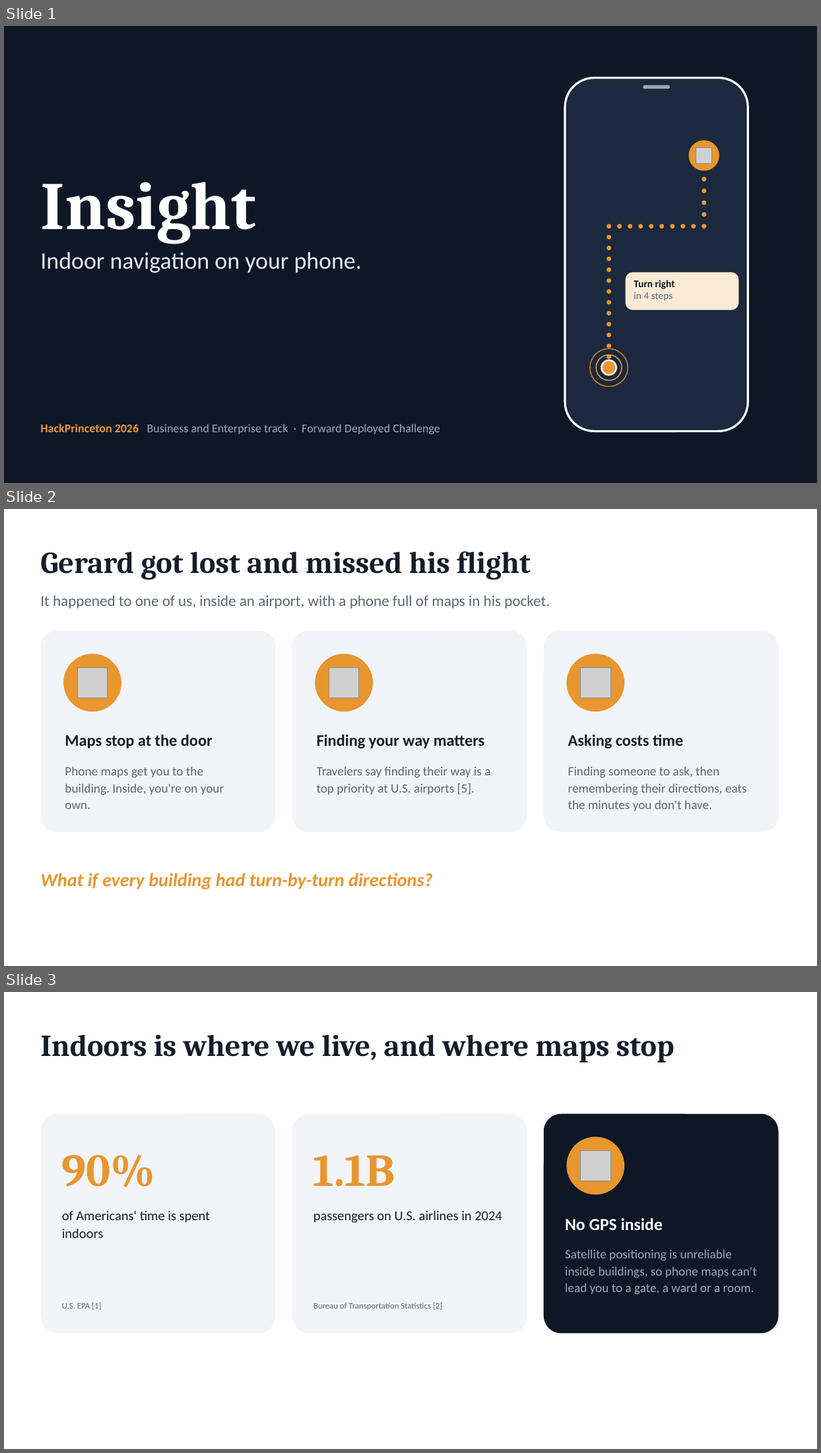
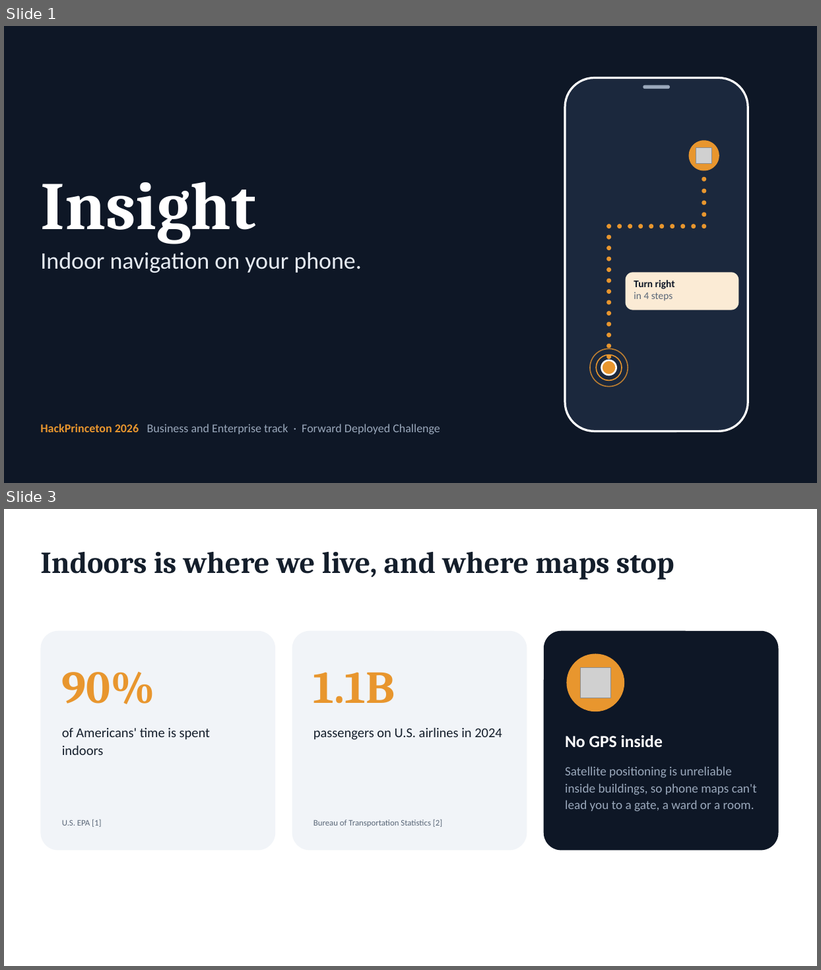
Before and after one commit to epicgdog/blindsight, a slide deck: slides/insight.pptx. Shown one above the other, each under a label of ours: slides 1, 2 and 3 before the commit, slides 1 and 3 after it; the slides between them are not shown. The pictures are 821x1453 and 821x970 pixels, drawn with LibreOffice and Linux fonts; fonts in the diff are those of the drawing; grey boxes stand for pictures. Boxes give left, top, right and bottom in pixels: in the first picture for what was removed or moved away, otherwise in the second. Text is boxed around its words. In the diff, an @@ line names an element or a change of style, - is before the commit and + after.

Commit message:
Insight deck: start with airports, then universities

```diff
--- a/slides/insight.pptx
+++ b/slides/insight.pptx
@@ slide 2 removed at [4,509,817,966], background #FFFFFF @@
@@ text removed at [40,551,531,580] @@
-Gerard got lost and missed his flight
@@ text removed at [40,595,550,609] @@
-It happened to one of us, inside an airport, with a phone full of maps in his pocket.
@@ rounded rectangle removed at [40,631,275,832] @@
@@ rounded rectangle removed at [292,631,527,832] @@
@@ rounded rectangle removed at [544,631,779,832] @@
@@ ellipse removed at [63,654,121,712] @@
@@ ellipse removed at [315,654,373,712] @@
@@ ellipse removed at [566,654,624,712] @@
@@ picture removed at [77,667,107,698] @@
@@ picture removed at [329,667,359,698] @@
@@ picture removed at [580,667,611,698] @@
@@ text removed at [65,735,213,749] @@
-Maps stop at the door
@@ text removed at [317,735,485,749] @@
-Finding your way matters
@@ text removed at [568,735,683,749] @@
-Asking costs time
@@ text removed at [65,766,224,809] @@
-Phone maps get you to the building. Inside, you're on your own.
@@ text removed at [317,766,490,795] @@
-Travelers say finding their way is a top priority at U.S. airports [5].
@@ text removed at [568,766,747,811] @@
-Finding someone to ask, then remembering their directions, eats the minutes you don't have.
@@ text removed at [40,873,433,890] @@
-What if every building had turn-by-turn directions?
```
Also in this commit, not shown: 5 slides changed, 1 slide added, 2 other files.
